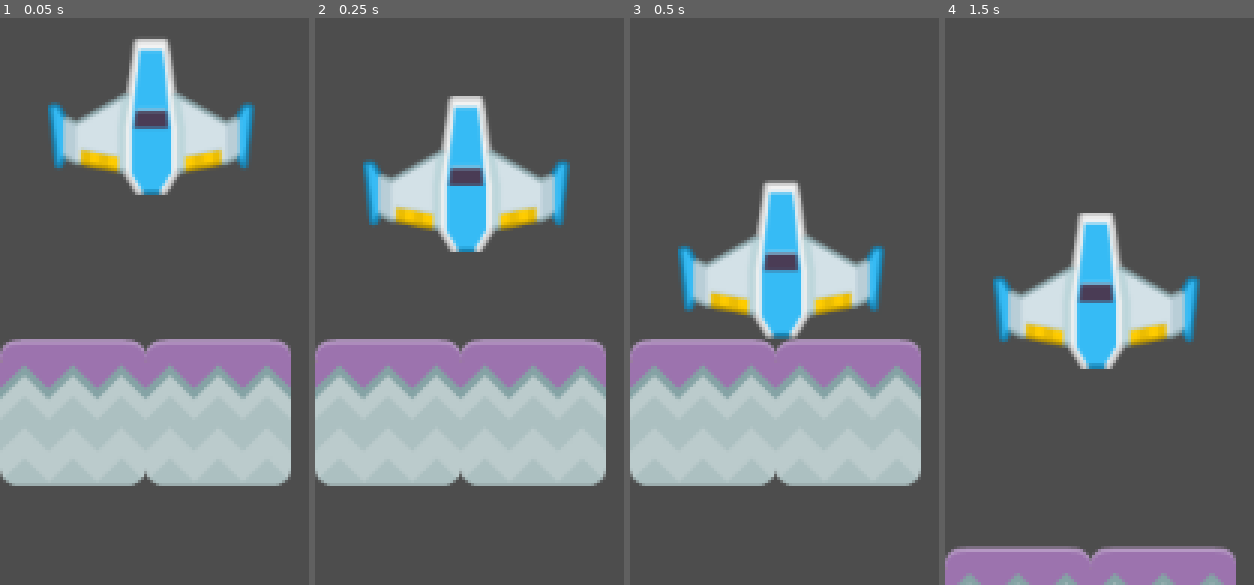
Above: before the commit, frames 1-4 (left to right).
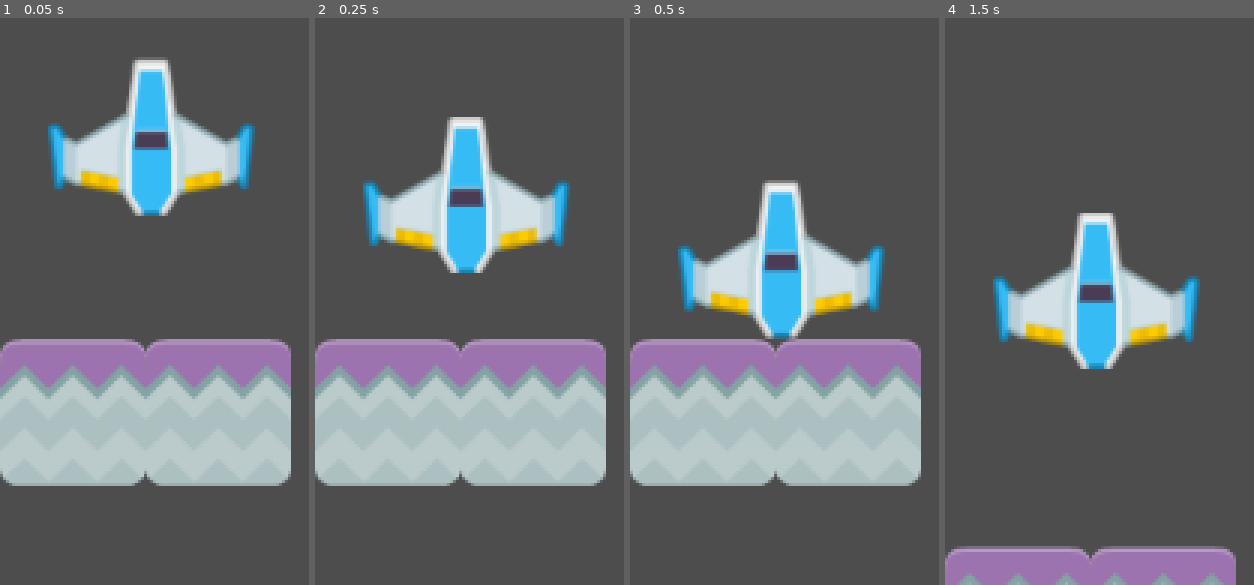
Above: after the commit, the same moments.

Repository: A-kim1/GameDev2026-AmarHakim-T2
Game: Godot game, scene res://scenes/MainLevel.tscn
Same seed, same stepped clock (60 frames per second), same inputs: the game is played once before the commit and once after it.
Inputs:
- Up to frame 1 (0.05 s): no input
- Up to frame 2 (0.25 s): no input
- Up to frame 3 (0.5 s): no input
- Up to frame 4 (1.5 s): hold Right (move_right) 0.53-1.28 s; tap Enter at 1.25 s; hold Down (move_down) from 1.28 s (still down)

The runs differ from the first frame. In frame 1, 8.7% of the frame differs, in the area x 15-83%, y 3-35%; in frame 2, 8.7%; in frame 3, nothing differs; in frame 4, nothing differs.

Commit message:
Menyelesaikan README.md

Diff:
--- a/project.godot
+++ b/project.godot
@@ -23,22 +23,26 @@
 
 move_up={
 "deadzone": 0.5,
-"events": [Object(InputEventKey,"resource_local_to_scene":false,"resource_name":"","device":0,"window_id":0,"alt_pressed":false,"shift_pressed":false,"ctrl_pressed":false,"meta_pressed":false,"pressed":false,"keycode":0,"physical_keycode":4194320,"key_label":0,"unicode":0,"location":0,"echo":false,"script":null)
+"events": [Object(InputEventKey,"resource_local_to_scene":false,"resource_name":"","device":-1,"window_id":0,"alt_pressed":false,"shift_pressed":false,"ctrl_pressed":false,"meta_pressed":false,"pressed":false,"keycode":0,"physical_keycode":87,"key_label":0,"unicode":119,"location":0,"echo":false,"script":null)
+, Object(InputEventKey,"resource_local_to_scene":false,"resource_name":"","device":-1,"window_id":0,"alt_pressed":false,"shift_pressed":false,"ctrl_pressed":false,"meta_pressed":false,"pressed":false,"keycode":0,"physical_keycode":4194320,"key_label":0,"unicode":0,"location":0,"echo":false,"script":null)
 ]
 }
 move_right={
 "deadzone": 0.5,
 "events": [Object(InputEventKey,"resource_local_to_scene":false,"resource_name":"","device":0,"window_id":0,"alt_presse …(194 unchanged characters)…
+, Object(InputEventKey,"resource_local_to_scene":false,"resource_name":"","device":-1,"window_id":0,"alt_pressed":false,"shift_pressed":false,"ctrl_pressed":false,"meta_pressed":false,"pressed":false,"keycode":0,"physical_keycode":68,"key_label":0,"unicode":100,"location":0,"echo":false,"script":null)
 ]
 }
 move_left={
 "deadzone": 0.5,
 "events": [Object(InputEventKey,"resource_local_to_scene":false,"resource_name":"","device":0,"window_id":0,"alt_presse …(194 unchanged characters)…
+, Object(InputEventKey,"resource_local_to_scene":false,"resource_name":"","device":-1,"window_id":0,"alt_pressed":false,"shift_pressed":false,"ctrl_pressed":false,"meta_pressed":false,"pressed":false,"keycode":0,"physical_keycode":65,"key_label":0,"unicode":97,"location":0,"echo":false,"script":null)
 ]
 }
 move_down={
 "deadzone": 0.5,
 "events": [Object(InputEventKey,"resource_local_to_scene":false,"resource_name":"","device":0,"window_id":0,"alt_presse …(194 unchanged characters)…
+, Object(InputEventKey,"resource_local_to_scene":false,"resource_name":"","device":-1,"window_id":0,"alt_pressed":false,"shift_pressed":false,"ctrl_pressed":false,"meta_pressed":false,"pressed":false,"keycode":0,"physical_keycode":83,"key_label":0,"unicode":115,"location":0,"echo":false,"script":null)
 ]
 }
 
--- a/scenes/BlueShip.tscn
+++ b/scenes/BlueShip.tscn
@@ -1,14 +1,14 @@
-[gd_scene load_steps=3 format=3 uid="uid://datfp8kxjrjg"]
+[gd_scene format=3 uid="uid://datfp8kxjrjg"]
 
 [ext_resource type="Texture2D" uid="uid://dgrrg14sgp4f4" path="res://assets/playerShip1_blue.png" id="1"]
 
 [sub_resource type="RectangleShape2D" id="1"]
 size = Vector2(100.011, 77.4256)
 
-[node name="BlueShip" type="RigidBody2D"]
+[node name="BlueShip" type="RigidBody2D" unique_id=2028725308]
 
-[node name="Sprite2D" type="Sprite2D" parent="."]
+[node name="Sprite2D" type="Sprite2D" parent="." unique_id=2021731711]
 texture = ExtResource("1")
 
-[node name="CollisionShape2D" type="CollisionShape2D" parent="."]
+[node name="CollisionShape2D" type="CollisionShape2D" parent="." unique_id=1214279118]
 shape = SubResource("1")
--- /dev/null
+++ b/scenes/GreenShip.tscn
@@ -0,0 +1,14 @@
+[gd_scene format=3 uid="uid://2l8dbfsh07v1"]
+
+[ext_resource type="Texture2D" uid="uid://3ruxfsvp87ub" path="res://assets/playerShip1_green.png" id="1_tfqwb"]
+
+[sub_resource type="CircleShape2D" id="CircleShape2D_xgtht"]
+radius = 40.012497
+
+[node name="GreenShip" type="RigidBody2D" unique_id=263254029]
+
+[node name="Sprite2D" type="Sprite2D" parent="." unique_id=779522310]
+texture = ExtResource("1_tfqwb")
+
+[node name="CollisionShape2D" type="CollisionShape2D" parent="." unique_id=1356845483]
+shape = SubResource("CircleShape2D_xgtht")
--- /dev/null
+++ b/scenes/Level2.tscn
@@ -0,0 +1,44 @@
+[gd_scene format=3 uid="uid://bubbyvfgdow4i"]
+
+[ext_resource type="PackedScene" uid="uid://dv73ke3gi4f40" path="res://scenes/Snow.tscn" id="1_kkoku"]
+[ext_resource type="PackedScene" uid="uid://2l8dbfsh07v1" path="res://scenes/GreenShip.tscn" id="2_l6gr7"]
+[ext_resource type="Script" uid="uid://dcorxus242yb0" path="res://scenes/snow.gd" id="2_sp0w3"]
+
+[node name="Node" type="Node" unique_id=2108726843]
+
+[node name="GreenShip" parent="." unique_id=263254029 instance=ExtResource("2_l6gr7")]
+position = Vector2(106, 435)
+
+[node name="Node2D" type="Node2D" parent="." unique_id=1967549043]
+position = Vector2(39, 610)
+script = ExtResource("2_sp0w3")
+
+[node name="Snow" parent="Node2D" unique_id=1236920188 instance=ExtResource("1_kkoku")]
+
+[node name="Snow2" parent="Node2D" unique_id=1900725922 instance=ExtResource("1_kkoku")]
+position = Vector2(70, 0)
+
+[node name="Snow3" parent="Node2D" unique_id=1929458151 instance=ExtResource("1_kkoku")]
+position = Vector2(140, 0)
+
+[node name="Obstacle1" type="Node2D" parent="." unique_id=1829129967]
+position = Vector2(39, 610)
+script = ExtResource("2_sp0w3")
+
+[node name="Snow2" parent="Obstacle1" unique_id=900418514 instance=ExtResource("1_kkoku")]
+position = Vector2(181, -527)
+
+[node name="Snow" parent="Obstacle1" unique_id=167499933 instance=ExtResource("1_kkoku")]
+position = Vector2(625, -576)
+
+[node name="Snow3" parent="Obstacle1" unique_id=95272757 instance=ExtResource("1_kkoku")]
+position = Vector2(391, -280)
+
+[node name="Snow4" parent="Obstacle1" unique_id=1790895863 instance=ExtResource("1_kkoku")]
+position = Vector2(907, -86)
+
+[node name="Snow5" parent="Obstacle1" unique_id=1682816833 instance=ExtResource("1_kkoku")]
+position = Vector2(787, -354)
+
+[node name="Snow6" parent="Obstacle1" unique_id=2049977146 instance=ExtResource("1_kkoku")]
+position = Vector2(548, -36)
--- a/scenes/MainLevel.tscn
+++ b/scenes/MainLevel.tscn
@@ -20,7 +20,7 @@
 position = Vector2(70, 0)
 
 [node name="BlueShip" parent="." unique_id=150247224 instance=ExtResource("2")]
-position = Vector2(72.7009, 421.901)
+position = Vector2(72.7009, 431.901)
 lock_rotation = true
 
 [node name="ObjectiveArea" type="Area2D" parent="." unique_id=779178061]
--- /dev/null
+++ b/scenes/Snow.tscn
@@ -0,0 +1,14 @@
+[gd_scene format=3 uid="uid://dv73ke3gi4f40"]
+
+[ext_resource type="Texture2D" uid="uid://cbwgix0inp3tk" path="res://assets/snow.png" id="1_38up5"]
+
+[sub_resource type="RectangleShape2D" id="RectangleShape2D_of2i5"]
+size = Vector2(70, 70)
+
+[node name="Snow" type="StaticBody2D" unique_id=1236920188]
+
+[node name="Sprite2D" type="Sprite2D" parent="." unique_id=1409440789]
+texture = ExtResource("1_38up5")
+
+[node name="CollisionShape2D" type="CollisionShape2D" parent="." unique_id=1177849403]
+shape = SubResource("RectangleShape2D_of2i5")
--- a/scenes/StonePlatform.tscn
+++ b/scenes/StonePlatform.tscn
@@ -1,14 +1,14 @@
-[gd_scene load_steps=3 format=3 uid="uid://y5a4e3ajuy2r"]
+[gd_scene format=3 uid="uid://y5a4e3ajuy2r"]
 
 [ext_resource type="Texture2D" uid="uid://c0do1j2bc1edf" path="res://assets/stone.png" id="1_3p1dt"]
 
 [sub_resource type="RectangleShape2D" id="2"]
 size = Vector2(70.8416, 70.5898)
 
-[node name="StonePlatform" type="StaticBody2D"]
+[node name="StonePlatform" type="StaticBody2D" unique_id=630346852]
 
-[node name="Sprite2D" type="Sprite2D" parent="."]
+[node name="Sprite2D" type="Sprite2D" parent="." unique_id=1436200373]
 texture = ExtResource("1_3p1dt")
 
-[node name="CollisionShape2D" type="CollisionShape2D" parent="."]
+[node name="CollisionShape2D" type="CollisionShape2D" parent="." unique_id=1714439340]
 shape = SubResource("2")
--- /dev/null
+++ b/scenes/snow.gd
@@ -0,0 +1,21 @@
+extends Node2D
+
+@export var speed = 500.0
+
+# Called when the node enters the scene tree for the first time.
+func _ready():
+	print("Platform initialized")
+
+# Called every frame. 'delta' is the elapsed time since the previous frame.
+func _process(delta):
+	if Input.is_action_pressed("move_up"):
+		move_local_y(-speed * delta, false)
+
+	if Input.is_action_pressed("move_down"):
+		move_local_y(speed * delta, false)
+
+	if Input.is_action_pressed("move_right"):
+		move_local_x(speed * delta, false)
+
+	if Input.is_action_pressed("move_left"):
+		move_local_x(-speed * delta, false)
Not shown, added: scenes/snow.gd.uid
Not shown, added: README.md
